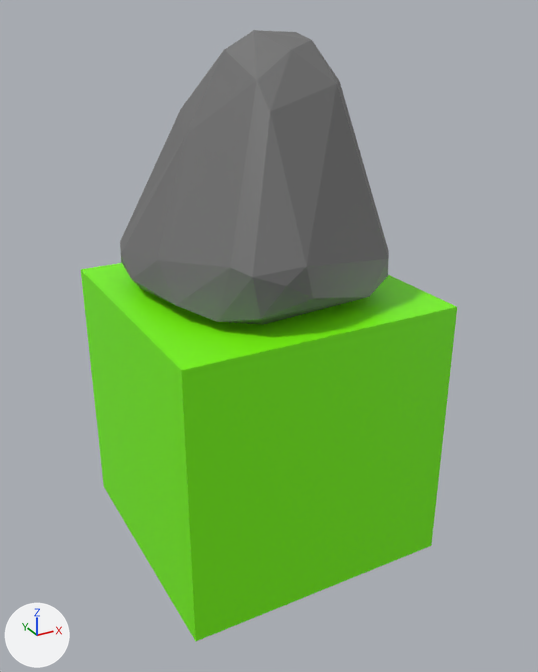
The COLLADA model HighScore/Models/rock.dae, before and after one commit.
Camera for both pictures: a 50 mm camera at (21.63, 19.51, 3.84) aimed at (24.04, 23.88, 1.65). The lights are fixed; the arrows at lower left show +X, +Y and +Z.

Names of what the first picture shows: 'Rock', 'RockDirt'.
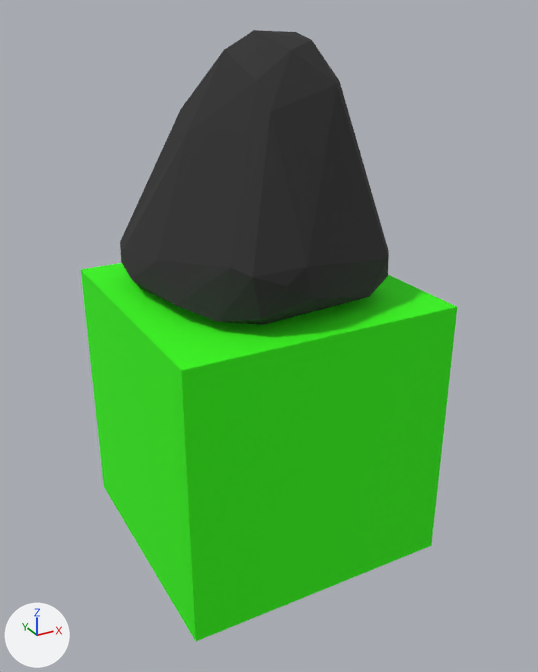
Pixel boxes [x1, y1, x2, y2] of what changed, in the pictures (538 x 672 px):
'RockDirt', recoloured: [81, 263, 457, 641] in both
'Rock', recoloured (grey to black): [120, 30, 389, 325] in both

Patch to the scene script:
```diff
--- a/HighScore/Models/rock.dae.py
+++ b/HighScore/Models/rock.dae.py
@@ mat_rockdirt @@
 mat_rockdirt = principled_material('RockDirt')
-mat_rockdirt.base_color = (0.202, 1.0, 0.0)  # green #7cff00
+mat_rockdirt.base_color = (0.0336, 1.0, 0.0)  # green #33ff00
@@ mat_rock @@
 mat_rock = principled_material('Rock')
-mat_rock.base_color = (0.168, 0.168, 0.168)  # grey #727272
+mat_rock.base_color = (0.0241, 0.0241, 0.0241)  # black #2b2b2b
```
